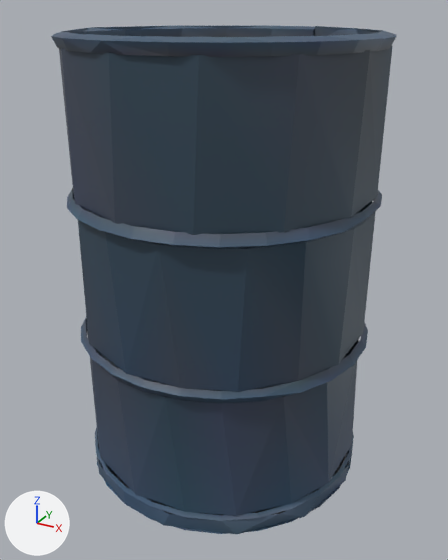
Before and after pictures for a commit that changed the glTF model assets/props/barrel_metal.glb.
The view is the same before and after, from a 50 mm lens placed at (0.57, -1.037, 0.916), pointed at (0.007, -0.014, 0.405). Every picture has the same lights, and +X, +Y and +Z are marked at lower left. The picture after the commit comes second.

Names of what the first picture shows: 'barrel_metal'.
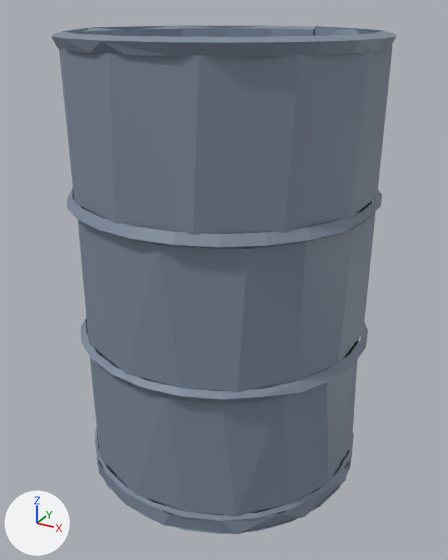
The change, as a list of edits to the scene's bpy script:
```text
Change me_barrel_metal:
    where me_barrel_metal.from_pydata(...)  # 605 vertices, 735 faces; spans x -0.3..0.3, y -0.302..0.302, z 0.0..0.881
    used by ob_barrel_metal; location = (0.0, 0.0, 0.0)
    me_barrel_metal part 1: 568 faces centred in x -0.296..0.296, y -0.295..0.295, z 0.0..0.879 are repainted in the vertex colours; the middle colour goes from dark blue #3e576a to greyish blue #7d8a9c
    me_barrel_metal part 2: 167 faces centred in x -0.284..0.283, y -0.284..0.275, z 0.01..0.868 are repainted in the vertex colours; the middle colour goes from dark grey #505057 to greyish blue #7d8a9c
```

What differs and where, as boxes [x1, y1, x2, y2] in the pictures (448 x 560 px):
part 1 of me_barrel_metal, recoloured (dark blue to greyish blue): [51, 26, 397, 534] in both
part 2 of me_barrel_metal, recoloured (lighter): [61, 28, 392, 515] in both
